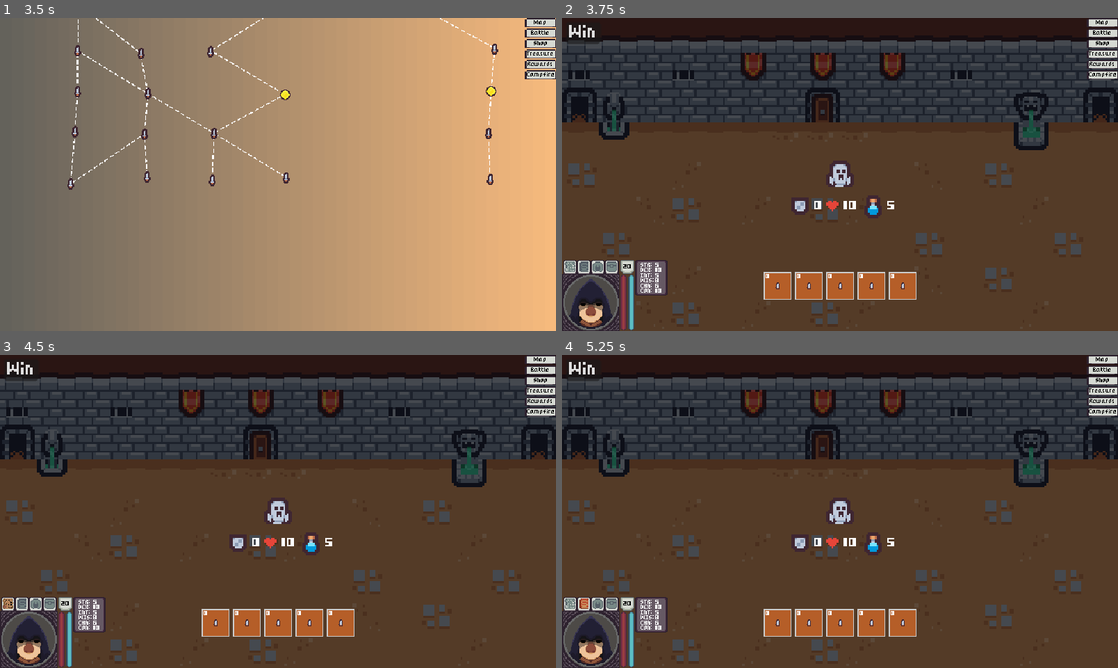
Above: before the commit, frames 1-4 (two rows, left to right).
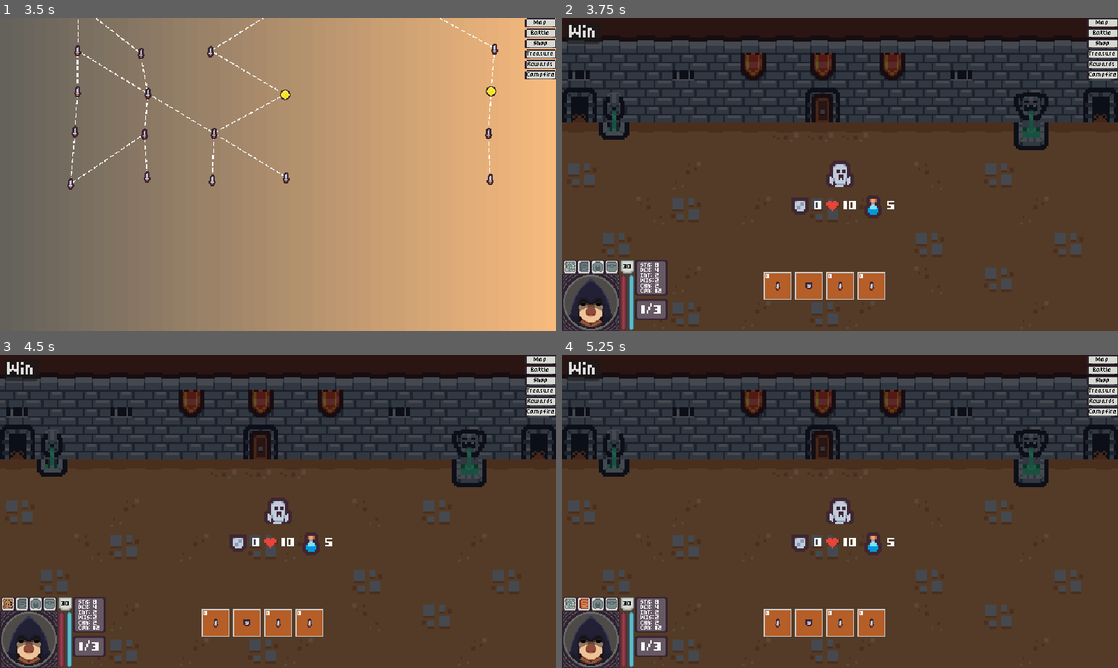
Above: after the commit, the same moments.

Repository: Iamdeboi/Ill-Gotten-Gains
Game: Godot game, scene res://Scenes/Menus/main_menu.tscn
Same seed, same stepped clock (60 frames per second), same inputs: the game is played once before the commit and once after it. Sound files missing from this copy of the repository are replaced by a short silence.
Inputs (mouse positions are in pixels of both pictures, inside the frame that each line leads up to):
- Up to frame 1 (3.5 s): click "New Run" at 0.5 s; click "Select" at 1.25 s; click "Start Run" at 2 s; click "Map" at 2.75 s
- Up to frame 2 (3.75 s): click "Battle" at 3.5 s
- Up to frame 3 (4.5 s): click (5, 602) at 4.27 s
- Up to frame 4 (5.25 s): click (584, 602) at 5 s

Frame 1 is identical in both runs. In frame 2, 0.8% of the frame differs, in the area x 11-64%, y 78-97%; in frame 3, 0.8%; in frame 4, 0.8%.
Error before the commit: Invalid access to property or key 'next_rooms' on a base object of type 'Nil'. (res://Scenes/Map/map.gd:63)
Error after the commit: Parse Error: Identifier "DamageEffect" not declared in the current scope. (res://Resources/Classes/Warrior/Abilities/slash.gd:5)

Commit message:
W: Card Disabled/Playable flags, Action Points, Refined Targeting

Diff:
--- a/Effects/healing_effect.gd
+++ b/Effects/healing_effect.gd
@@ -9,4 +9,4 @@
 		if not target:
 			continue
 		if target is Enemy or target is Player:
-			target.stats.health += amount
+			target.heal(amount)
--- a/Effects/mana_burn.gd
+++ b/Effects/mana_burn.gd
@@ -2,6 +2,7 @@
 extends Effect
 
 var amount := 0
+
 
 func execute(targets: Array[Node]) -> void:
 	for target in targets:
--- a/Globals/event_bus.gd
+++ b/Globals/event_bus.gd
@@ -7,13 +7,16 @@
 signal enemy_action_completed(enemy: Enemy)
 
 # Ability-related Events
-signal ability_used(ability: Ability)
+signal ability_drag_started(ability_slot: AbilitySlot)
+signal ability_drag_ended(ability_slot: AbilitySlot)
 signal ability_targeting_started(ability_slot: AbilitySlot)
 signal ability_targeting_ended(ability_slot: AbilitySlot)
+
+signal ability_used(ability: Ability)
 signal ability_tooltip_requested(ability: Ability)
+signal tooltip_hide_requested
 signal ability_cooldown_started(ability: Ability)
 signal ability_cooldown_ended(ability: Ability)
-signal tooltip_hide_requested
 
 # Map-related Events
 signal map_exited(room: Room)
--- /dev/null
+++ b/Resources/Classes/Warrior/Abilities/bash.gd
@@ -0,0 +1,7 @@
+extends Ability
+
+
+func apply_effects(targets: Array[Node]) -> void:
+	var damage_effect = DamageEffect.new()
+	damage_effect.amount = 15
+	damage_effect.execute(targets)
--- a/Resources/Classes/Warrior/Abilities/bash.tres
+++ b/Resources/Classes/Warrior/Abilities/bash.tres
@@ -1,7 +1,7 @@
-[gd_resource type="Resource" script_class="Ability" load_steps=3 format=3 uid="uid://coapnwodmdehg"]
+[gd_resource type="Resource" load_steps=3 format=3 uid="uid://coapnwodmdehg"]
 
 [ext_resource type="Texture2D" uid="uid://44jbm5bqr4k" path="res://Assets/art/tile_0117.png" id="1_0gyj4"]
-[ext_resource type="Script" uid="uid://smcmjjy50miu" path="res://Resources/Templates/Abilities/ability.gd" id="1_exv3l"]
+[ext_resource type="Script" uid="uid://cwvm14arfuu7l" path="res://Resources/Classes/Warrior/Abilities/bash.gd" id="1_exv3l"]
 
 [resource]
 script = ExtResource("1_exv3l")
--- /dev/null
+++ b/Resources/Classes/Warrior/Abilities/cleave_through.gd
@@ -0,0 +1,7 @@
+extends Ability
+
+
+func apply_effects(targets: Array[Node]) -> void:
+	var damage_effect := DamageEffect.new()
+	damage_effect.amount = 20
+	damage_effect.execute(targets)
--- a/Resources/Classes/Warrior/Abilities/cleave_through.tres
+++ b/Resources/Classes/Warrior/Abilities/cleave_through.tres
@@ -1,7 +1,7 @@
-[gd_resource type="Resource" script_class="Ability" load_steps=3 format=3 uid="uid://ixpdsnnhgoa3"]
+[gd_resource type="Resource" load_steps=3 format=3 uid="uid://ixpdsnnhgoa3"]
 
 [ext_resource type="Texture2D" uid="uid://cqcal03735mv8" path="res://Assets/art/tile_0118.png" id="1_ke6bc"]
-[ext_resource type="Script" uid="uid://smcmjjy50miu" path="res://Resources/Templates/Abilities/ability.gd" id="1_ufs65"]
+[ext_resource type="Script" uid="uid://c4wcwspfasgt7" path="res://Resources/Classes/Warrior/Abilities/cleave_through.gd" id="1_ufs65"]
 
 [resource]
 script = ExtResource("1_ufs65")
--- /dev/null
+++ b/Resources/Classes/Warrior/Abilities/shields_up.gd
@@ -0,0 +1,7 @@
+extends Ability
+
+
+func apply_effects(targets: Array[Node]) -> void:
+	var armor_effect := ArmorEffect.new()
+	armor_effect.amount = 10
+	armor_effect.execute(targets)
--- a/Resources/Classes/Warrior/Abilities/shields_up.tres
+++ b/Resources/Classes/Warrior/Abilities/shields_up.tres
@@ -1,10 +1,10 @@
-[gd_resource type="Resource" script_class="Ability" load_steps=3 format=3 uid="uid://ja3in6craswg"]
+[gd_resource type="Resource" load_steps=3 format=3 uid="uid://ja3in6craswg"]
 
 [ext_resource type="Texture2D" uid="uid://oe7v35ii8vrs" path="res://Assets/art/tile_0102.png" id="1_031h3"]
-[ext_resource type="Script" uid="uid://smcmjjy50miu" path="res://Resources/Templates/Abilities/ability.gd" id="2_5qdnu"]
+[ext_resource type="Script" uid="uid://cdirwmr0o7sdy" path="res://Resources/Classes/Warrior/Abilities/shields_up.gd" id="1_x4cpn"]
 
 [resource]
-script = ExtResource("2_5qdnu")
+script = ExtResource("1_x4cpn")
 id = "2"
 type = 0
 target = 0
@@ -14,5 +14,5 @@
 primary_scaling = 1
 secondary_scaling = 6
 icon = ExtResource("1_031h3")
-tooltip_text = "Raise your shield, increasing armor by 5"
+tooltip_text = "Raise your shield, increasing armor by 10"
 metadata/_custom_type_script = "uid://smcmjjy50miu"
--- /dev/null
+++ b/Resources/Classes/Warrior/Abilities/slash.gd
@@ -0,0 +1,7 @@
+extends Ability
+
+
+func apply_effects(targets: Array[Node]) -> void:
+	var damage_effect := DamageEffect.new()
+	damage_effect.amount = 5
+	damage_effect.execute(targets)
--- a/Resources/Classes/Warrior/Abilities/slash.tres
+++ b/Resources/Classes/Warrior/Abilities/slash.tres
@@ -1,10 +1,10 @@
-[gd_resource type="Resource" script_class="Ability" load_steps=3 format=3 uid="uid://b6034lga1hc4g"]
+[gd_resource type="Resource" load_steps=3 format=3 uid="uid://b6034lga1hc4g"]
 
 [ext_resource type="Texture2D" uid="uid://c6rme2o6dyaoj" path="res://Assets/art/tile_0104.png" id="1_gnwdc"]
-[ext_resource type="Script" uid="uid://smcmjjy50miu" path="res://Resources/Templates/Abilities/ability.gd" id="2_tupqt"]
+[ext_resource type="Script" uid="uid://cj58xyk2jkirc" path="res://Resources/Classes/Warrior/Abilities/slash.gd" id="1_sc24d"]
 
 [resource]
-script = ExtResource("2_tupqt")
+script = ExtResource("1_sc24d")
 id = "1"
 type = 0
 target = 1
--- a/Resources/Player/warrior_stats.tres
+++ b/Resources/Player/warrior_stats.tres
@@ -5,6 +5,8 @@
 
 [resource]
 script = ExtResource("1_hgkd1")
+action_points = 1
+maximum_action_points = 3
 start_strength = 8
 start_dexterity = 4
 start_intellect = 2
--- a/Resources/Templates/Abilities/ability.gd
+++ b/Resources/Templates/Abilities/ability.gd
@@ -42,13 +42,13 @@
 			return []
 
 
-func play(targets: Array[Node], char_stats: PlayerStats) -> void:
-	#EventBus.ability_used.emit(self)
+func play(targets: Array[Node], player_stats: PlayerStats) -> void:
+	EventBus.ability_used.emit(self)
 	match cost_type:
 		CostType.MANA:
-			char_stats.mana -= cost
+			player_stats.mana-= cost
 		CostType.HEALTH:
-			char_stats.health -= cost
+			player_stats.health -= cost
 		CostType.GOLD:
 			pass
 
--- a/Resources/Templates/StatMakers/player_stats.gd
+++ b/Resources/Templates/StatMakers/player_stats.gd
@@ -2,6 +2,10 @@
 extends BaseStats
 
 signal attributes_changed #To notify UI about attribute value changes
+
+@export_category("Player Actions")
+@export var action_points : int
+@export var maximum_action_points : int
 
 @export_category("Player Attributes")
 @export var start_strength : int
@@ -10,6 +14,7 @@
 @export var start_wisdom : int
 @export var start_charisma : int
 @export var start_constitution : int
+
 
 var strength: int : set = set_str
 var dexterity: int : set = set_dex
@@ -43,6 +48,26 @@
 	constituion = clampi(value, 0, 999)
 	attributes_changed.emit()
 
+func set_action_points(value: int) -> void:
+	action_points = value
+	stats_changed.emit()
+
+
+func reset_action_points() -> void:
+	self.action_points = maximum_action_points
+
+
+func can_play_ability(ability: Ability) -> bool:
+	match ability.cost_type:
+		ability.CostType.MANA:
+			return mana >= ability.cost
+		ability.CostType.HEALTH:
+			return health >= ability.cost
+		ability.CostType.GOLD:
+			return true
+		_:
+			return true
+
 
 func create_instance() -> Resource:
 	var instance : PlayerStats = self.duplicate()
--- a/Scenes/AbilityUI/AbilityStateMachine/ability_aiming_state.gd
+++ b/Scenes/AbilityUI/AbilityStateMachine/ability_aiming_state.gd
@@ -4,8 +4,6 @@
 
 
 func enter() -> void:
-	ability_slot.color.color = Color.WEB_PURPLE
-	ability_slot.state.text = "AIMING"
 	ability_slot.targets.clear()
 	var offset := Vector2(ability_slot.parent.size.x / 2, -ability_slot.size.y / 2)
 	offset.x -= ability_slot.size.x / 2
--- a/Scenes/AbilityUI/AbilityStateMachine/ability_base_state.gd
+++ b/Scenes/AbilityUI/AbilityStateMachine/ability_base_state.gd
@@ -8,13 +8,29 @@
 	if ability_slot.tween and ability_slot.tween.is_running():
 		ability_slot.tween.kill()
 
+	ability_slot.background.set("theme_override_styles/panel", ability_slot.BASE_STYLEBOX)
 	ability_slot.reparent_requested.emit(ability_slot)
-	ability_slot.color.color = Color.WEB_GREEN
-	ability_slot.state.text = "BASE"
 	ability_slot.pivot_offset = Vector2.ZERO
 
 
 func on_gui_input(event: InputEvent) -> void:
+	if not ability_slot.playable or ability_slot.disabled:
+		return
+
 	if event.is_action_pressed("left_mouse"):
 		ability_slot.pivot_offset = ability_slot.get_global_mouse_position() - ability_slot.global_position
 		transition_requested.emit(self, AbilityState.State.CLICKED)
+
+
+func on_mouse_entered() -> void:
+	if not ability_slot.playable or ability_slot.disabled:
+		return
+
+	ability_slot.background.set("theme_override_styles/panel", ability_slot.HOVER_STYLEBOX)
+
+
+func on_mouse_exited() -> void:
+	if not ability_slot.playable or ability_slot.disabled:
+		return
+
+	ability_slot.background.set("theme_override_styles/panel", ability_slot.BASE_STYLEBOX)
--- a/Scenes/AbilityUI/AbilityStateMachine/ability_clicked_state.gd
+++ b/Scenes/AbilityUI/AbilityStateMachine/ability_clicked_state.gd
@@ -2,8 +2,6 @@
 
 
 func enter() -> void:
-	ability_slot.color.color = Color.ORANGE
-	ability_slot.state.text = "CLICKED"
 	ability_slot.drop_point_detector.monitoring = true
 
 
--- a/Scenes/AbilityUI/AbilityStateMachine/ability_dragging_state.gd
+++ b/Scenes/AbilityUI/AbilityStateMachine/ability_dragging_state.gd
@@ -10,12 +10,16 @@
 	if ui_layer:
 		ability_slot.reparent(ui_layer)
 
-	ability_slot.color.color = Color.NAVY_BLUE
-	ability_slot.state.text = "DRAGGING"
+	ability_slot.background.set("theme_override_styles/panel", ability_slot.DRAG_STYLEBOX)
+	EventBus.ability_drag_started.emit(ability_slot)
 
 	minimum_drag_time_elasped = false
 	var threshold_timer := get_tree().create_timer(DRAG_MINIMUM_THRESHOLD, false)
 	threshold_timer.timeout.connect(func(): minimum_drag_time_elasped = true)
+
+
+func exit() -> void:
+	EventBus.ability_drag_ended.emit(ability_slot)
 
 
 func on_input(event: InputEvent) -> void:
--- a/Scenes/AbilityUI/AbilityStateMachine/ability_released_state.gd
+++ b/Scenes/AbilityUI/AbilityStateMachine/ability_released_state.gd
@@ -3,15 +3,11 @@
 var played: bool
 
 func enter() -> void:
-	ability_slot.color.color = Color.DARK_VIOLET
-	ability_slot.state.text = "RELEASED"
-
 	played = false
 
 	if not ability_slot.targets.is_empty(): #Valid target found
 		played = true
-		print("play ability for target(s):",  ability_slot.targets)
-
+		ability_slot.play()
 
 
 func on_input(_event: InputEvent) -> void:
--- a/Scenes/AbilityUI/ability_slot.gd
+++ b/Scenes/AbilityUI/ability_slot.gd
@@ -3,21 +3,30 @@
 
 signal reparent_requested(which_ability: AbilitySlot)
 
+const BASE_STYLEBOX := preload("res://Scenes/AbilityUI/ability_slot_base.stylebox")
+const DRAG_STYLEBOX := preload("res://Scenes/AbilityUI/ability_slot_dragging.stylebox")
+const HOVER_STYLEBOX := preload("res://Scenes/AbilityUI/ability_slot_hover.stylebox")
 
-@export var ability: Ability
-#@export var player_stats: PlayerStats: set = _set_player_stats
+@export var ability: Ability: set = _set_ability
+@export var player_stats: PlayerStats : set = _set_player_stats
 
-@onready var color: ColorRect = $Color
-@onready var state: Label = $State
+@onready var background: Panel = $Background
+@onready var cost: Label = $CostCount
+@onready var icon: TextureRect = $Icon
 @onready var drop_point_detector: Area2D = $DropPointDetector
 @onready var ability_state_machine: AbilityStateMachine = $AbilityStateMachine as AbilityStateMachine
 @onready var targets: Array[Node] = []
 
 var parent: Control
 var tween: Tween
-
+var playable := true: set = _set_playable # Checks if enough resource is available to play ability
+var disabled := false
 
 func _ready() -> void:
+	EventBus.ability_targeting_started.connect(_on_ability_drag_or_targeting_started)
+	EventBus.ability_drag_started.connect(_on_ability_drag_or_targeting_started)
+	EventBus.ability_targeting_ended.connect(_on_ability_drag_or_targeting_ended)
+	EventBus.ability_drag_ended.connect(_on_ability_drag_or_targeting_ended)
 	ability_state_machine.init(self)
 
 
@@ -28,6 +37,13 @@
 func animate_to_position(new_position: Vector2, duration: float) -> void:
 	tween = create_tween().set_trans(Tween.TRANS_CIRC).set_ease(Tween.EASE_OUT)
 	tween.tween_property(self, "global_position", new_position, duration)
+
+func play() -> void:
+	if not ability:
+		return
+
+	ability.play(targets, player_stats)
+	queue_free()
 
 func _on_gui_input(event: InputEvent) -> void:
 	ability_state_machine.on_gui_input(event)
@@ -40,6 +56,39 @@
 func _on_mouse_exited() -> void:
 	ability_state_machine.on_mouse_exited()
 
+func _set_ability(value: Ability) -> void:
+	if not is_node_ready():
+		await ready
+
+	ability = value
+
+	if ability.cost == 0: # Dont show a cost number if it already equals nothing
+		cost.hide()
+	cost.text = str(ability.cost)
+
+	match ability.cost_type: # Color the cost number to quickly show if it costs MANA, HEALTH, or GOLD
+		ability.CostType.MANA:
+			cost.add_theme_color_override("font_color", Color.DARK_TURQUOISE)
+		ability.CostType.HEALTH:
+			cost.add_theme_color_override("font_color", Color.SALMON)
+		ability.CostType.GOLD:
+			cost.add_theme_color_override("font_color", Color.GOLD)
+
+	icon.texture = ability.icon
+
+func _set_playable(value: bool) -> void:
+	playable = value
+	if not playable:
+		cost.add_theme_color_override("font_color", Color.RED)
+		icon.modulate = Color(1, 1, 1, 0.5)
+	else:
+		cost.remove_theme_color_override("font_color")
+		icon.modulate = Color(1, 1, 1, 1)
+
+func _set_player_stats(value: PlayerStats) -> void:
+	player_stats = value
+	player_stats.stats_changed.connect(_on_player_stats_changed)
+
 
 func _on_drop_point_detector_area_entered(area: Area2D) -> void:
 	if not targets.has(area):
@@ -48,3 +97,19 @@
 
 func _on_drop_point_detector_area_exited(area: Area2D) -> void:
 	targets.erase(area)
+
+
+func _on_ability_drag_or_targeting_started(used_ability: AbilitySlot) -> void:
+	if used_ability == self:
+		return
+
+	disabled = true
+
+
+func _on_ability_drag_or_targeting_ended(_used_ability: AbilitySlot) -> void:
+	disabled = false
+	self.playable = player_stats.can_play_ability(ability)
+
+
+func _on_player_stats_changed() -> void:
+	self.playable = player_stats.can_play_ability(ability)
--- a/Scenes/AbilityUI/ability_slot.tscn
+++ b/Scenes/AbilityUI/ability_slot.tscn
@@ -32,7 +32,26 @@
 anchor_bottom = 1.0
 grow_horizontal = 2
 grow_vertical = 2
+mouse_filter = 2
 theme_override_styles/panel = ExtResource("2_r0hbs")
+
+[node name="Icon" type="TextureRect" parent="."]
+custom_minimum_size = Vector2(12, 12)
+layout_mode = 1
+anchors_preset = 8
+anchor_left = 0.5
+anchor_top = 0.5
+anchor_right = 0.5
+anchor_bottom = 0.5
+offset_left = -5.0
+offset_top = -5.0
+offset_right = 5.0
+offset_bottom = 5.0
+grow_horizontal = 2
+grow_vertical = 2
+texture = ExtResource("2_7y7um")
+expand_mode = 1
+stretch_mode = 5
 
 [node name="CostCount" type="Label" parent="."]
 layout_mode = 1
@@ -50,25 +69,7 @@
 horizontal_alignment = 1
 vertical_alignment = 1
 
-[node name="Icon" type="TextureRect" parent="."]
-layout_mode = 1
-anchors_preset = 8
-anchor_left = 0.5
-anchor_top = 0.5
-anchor_right = 0.5
-anchor_bottom = 0.5
-offset_left = -5.0
-offset_top = -5.0
-offset_right = 5.0
-offset_bottom = 5.0
-grow_horizontal = 2
-grow_vertical = 2
-texture = ExtResource("2_7y7um")
-expand_mode = 1
-stretch_mode = 5
-
 [node name="DropPointDetector" type="Area2D" parent="."]
-visible = false
 collision_mask = 2
 
 [node name="CollisionShape2D" type="CollisionShape2D" parent="DropPointDetector"]
--- a/Scenes/Battle/battle_scene.tscn
+++ b/Scenes/Battle/battle_scene.tscn
@@ -12,6 +12,9 @@
 [ext_resource type="PackedScene" uid="uid://brnkqcr6gd3j8" path="res://Scenes/Battle/ability_container.tscn" id="9_02hj4"]
 [ext_resource type="Resource" uid="uid://b6034lga1hc4g" path="res://Resources/Classes/Warrior/Abilities/slash.tres" id="11_6tvrj"]
 [ext_resource type="Resource" uid="uid://ja3in6craswg" path="res://Resources/Classes/Warrior/Abilities/shields_up.tres" id="12_68j0i"]
+[ext_resource type="Resource" uid="uid://ls7ennmh2elu" path="res://Resources/Player/warrior_stats.tres" id="12_ik5sk"]
+[ext_resource type="Resource" uid="uid://coapnwodmdehg" path="res://Resources/Classes/Warrior/Abilities/bash.tres" id="13_6tvrj"]
+[ext_resource type="Resource" uid="uid://ixpdsnnhgoa3" path="res://Resources/Classes/Warrior/Abilities/cleave_through.tres" id="14_ik5sk"]
 
 [sub_resource type="RectangleShape2D" id="RectangleShape2D_cbixj"]
 size = Vector2(640, 270)
@@ -68,22 +71,22 @@
 [node name="AbilitySlot" parent="BattleUI/AbilityContainer" instance=ExtResource("8_imn02")]
 layout_mode = 2
 ability = ExtResource("11_6tvrj")
+player_stats = ExtResource("12_ik5sk")
 
 [node name="AbilitySlot2" parent="BattleUI/AbilityContainer" instance=ExtResource("8_imn02")]
 layout_mode = 2
-ability = ExtResource("11_6tvrj")
+ability = ExtResource("12_68j0i")
+player_stats = ExtResource("12_ik5sk")
 
 [node name="AbilitySlot3" parent="BattleUI/AbilityContainer" instance=ExtResource("8_imn02")]
 layout_mode = 2
-ability = ExtResource("12_68j0i")
+ability = ExtResource("13_6tvrj")
+player_stats = ExtResource("12_ik5sk")
 
 [node name="AbilitySlot4" parent="BattleUI/AbilityContainer" instance=ExtResource("8_imn02")]
 layout_mode = 2
-ability = ExtResource("12_68j0i")
-
-[node name="AbilitySlot5" parent="BattleUI/AbilityContainer" instance=ExtResource("8_imn02")]
-layout_mode = 2
-ability = ExtResource("11_6tvrj")
+ability = ExtResource("14_ik5sk")
+player_stats = ExtResource("12_ik5sk")
 
 [node name="WinButton" type="Button" parent="."]
 offset_left = 4.0
--- /dev/null
+++ b/Scenes/GUI/Player/Components/action_point_ui.gd
@@ -0,0 +1,22 @@
+class_name ActionPointUI
+extends Control
+
+@export var player_stats: PlayerStats : set = _set_player_stats
+
+@onready var action_point_label: Label = %ActionPointLabel
+
+
+func _set_player_stats(value: PlayerStats) -> void:
+	player_stats = value
+
+	if not player_stats.stats_changed.is_connected(_on_stats_changed):
+		player_stats.stats_changed.connect(_on_stats_changed)
+
+	if not is_node_ready():
+		await ready
+
+	_on_stats_changed()
+
+
+func _on_stats_changed() -> void:
+	action_point_label.text = "%s/%s" % [player_stats.action_points, player_stats.maximum_action_points]
--- /dev/null
+++ b/Scenes/GUI/Player/Components/action_point_ui.tscn
@@ -0,0 +1,49 @@
+[gd_scene load_steps=3 format=3 uid="uid://dujeyjg48m3ys"]
+
+[ext_resource type="Texture2D" uid="uid://cy8pnq7fmoqtg" path="res://Assets/Themes/9patchUIOne.png" id="1_2j5i4"]
+[ext_resource type="Script" uid="uid://cv6aeqlavwtnl" path="res://Scenes/GUI/Player/Components/action_point_ui.gd" id="1_e47se"]
+
+[node name="ActionPointUI" type="Control"]
+custom_minimum_size = Vector2(37, 24)
+layout_mode = 3
+anchors_preset = 15
+anchor_right = 1.0
+anchor_bottom = 1.0
+offset_right = -603.0
+offset_bottom = -336.0
+grow_horizontal = 2
+grow_vertical = 2
+script = ExtResource("1_e47se")
+
+[node name="NinePatchRect" type="NinePatchRect" parent="."]
+layout_mode = 1
+anchors_preset = 15
+anchor_right = 1.0
+anchor_bottom = 1.0
+grow_horizontal = 2
+grow_vertical = 2
+texture = ExtResource("1_2j5i4")
+patch_margin_left = 3
+patch_margin_top = 3
+patch_margin_right = 3
+patch_margin_bottom = 3
+
+[node name="MarginContainer" type="MarginContainer" parent="NinePatchRect"]
+layout_mode = 1
+anchors_preset = 15
+anchor_right = 1.0
+anchor_bottom = 1.0
+grow_horizontal = 2
+grow_vertical = 2
+theme_override_constants/margin_left = 4
+theme_override_constants/margin_top = 3
+theme_override_constants/margin_right = 3
+
+[node name="ActionPointLabel" type="Label" parent="NinePatchRect/MarginContainer"]
+unique_name_in_owner = true
+layout_mode = 2
+size_flags_horizontal = 4
+theme_override_font_sizes/font_size = 12
+text = "0/3"
+horizontal_alignment = 1
+vertical_alignment = 1
--- a/Scenes/GUI/Player/Components/gui_corner_bars.gd
+++ b/Scenes/GUI/Player/Components/gui_corner_bars.gd
@@ -3,7 +3,6 @@
 
 @onready var health_bar: TextureProgressBar = %HealthBar
 @onready var mana_bar: TextureProgressBar = %ManaBar
-
 
 
 func set_health_bar(stats: PlayerStats) -> void:
--- a/Scenes/GUI/Player/Components/gui_corner_bars.tscn
+++ b/Scenes/GUI/Player/Components/gui_corner_bars.tscn
@@ -46,7 +46,6 @@
 [node name="HealthBar" type="TextureProgressBar" parent="HBoxContainer"]
 unique_name_in_owner = true
 layout_mode = 2
-value = 50.0
 fill_mode = 3
 texture_under = SubResource("AtlasTexture_r5cr3")
 texture_over = SubResource("AtlasTexture_evsia")
@@ -56,7 +55,6 @@
 [node name="ManaBar" type="TextureProgressBar" parent="HBoxContainer"]
 unique_name_in_owner = true
 layout_mode = 2
-value = 50.0
 fill_mode = 3
 texture_under = SubResource("AtlasTexture_8ogin")
 texture_over = SubResource("AtlasTexture_y2vv2")
--- a/Scenes/GUI/Player/player_stats_ui.tscn
+++ b/Scenes/GUI/Player/player_stats_ui.tscn
@@ -6,6 +6,8 @@
 [ext_resource type="PackedScene" uid="uid://d052i5tw5ian" path="res://Scenes/GUI/Player/Components/gui_corner_bars.tscn" id="4_wuf4o"]
 [ext_resource type="PackedScene" uid="uid://xukg5i2r6xwj" path="res://Scenes/GUI/Player/Components/attribute_window.tscn" id="6_2cjtq"]
 [ext_resource type="PackedScene" uid="uid://feqymksvvm4k" path="res://Scenes/GUI/Player/Components/gui_armor_label.tscn" id="6_rsaa2"]
+[ext_resource type="PackedScene" uid="uid://dujeyjg48m3ys" path="res://Scenes/GUI/Player/Components/action_point_ui.tscn" id="7_wgukn"]
+[ext_resource type="Resource" uid="uid://ls7ennmh2elu" path="res://Resources/Player/warrior_stats.tres" id="8_pde77"]
 
 [sub_resource type="StyleBoxEmpty" id="StyleBoxEmpty_uk8cp"]
 
@@ -65,11 +67,14 @@
 unique_name_in_owner = true
 layout_mode = 2
 
-[node name="Attributes&Statuses" type="VBoxContainer" parent="Panel/HBoxContainer"]
+[node name="Attributes&AP" type="VBoxContainer" parent="Panel/HBoxContainer"]
 layout_mode = 2
-theme_override_constants/separation = 0
 
-[node name="AttributeWindow" parent="Panel/HBoxContainer/Attributes&Statuses" instance=ExtResource("6_2cjtq")]
+[node name="AttributeWindow" parent="Panel/HBoxContainer/Attributes&AP" instance=ExtResource("6_2cjtq")]
 unique_name_in_owner = true
 custom_minimum_size = Vector2(37, 41)
 layout_mode = 2
+
+[node name="ActionPointUI" parent="Panel/HBoxContainer/Attributes&AP" instance=ExtResource("7_wgukn")]
+layout_mode = 2
+player_stats = ExtResource("8_pde77")
--- a/Scenes/Player/player.tscn
+++ b/Scenes/Player/player.tscn
@@ -2,7 +2,7 @@
 
 [ext_resource type="Script" uid="uid://d1unq1vs3bd4u" path="res://Scenes/Player/player.gd" id="1_a3d8c"]
 [ext_resource type="PackedScene" uid="uid://cvy0l0u8nf5oj" path="res://Scenes/GUI/Player/player_stats_ui.tscn" id="1_uvnfx"]
-[ext_resource type="Resource" uid="uid://bwpvvr63u1g71" path="res://Resources/Player/sample_player.tres" id="2_xpcdj"]
+[ext_resource type="Resource" uid="uid://ls7ennmh2elu" path="res://Resources/Player/warrior_stats.tres" id="2_xpcdj"]
 
 [node name="Player" type="Node" groups=["Player"]]
 script = ExtResource("1_a3d8c")
Not shown, added: Resources/Classes/Warrior/Abilities/bash.gd.uid
Not shown, added: Resources/Classes/Warrior/Abilities/cleave_through.gd.uid
Not shown, added: Resources/Classes/Warrior/Abilities/shields_up.gd.uid
Not shown, added: Resources/Classes/Warrior/Abilities/slash.gd.uid
Binary file added: Scenes/AbilityUI/ability_slot_dragging.stylebox
Binary file added: Scenes/AbilityUI/ability_slot_hover.stylebox
Not shown: 1 places in Scenes/Battle/battle_scene.tscn that only renumber resources
Not shown, added: Scenes/GUI/Player/Components/action_point_ui.gd.uid
Not shown: 1 places in Scenes/GUI/Player/player_stats_ui.tscn that only renumber resources
